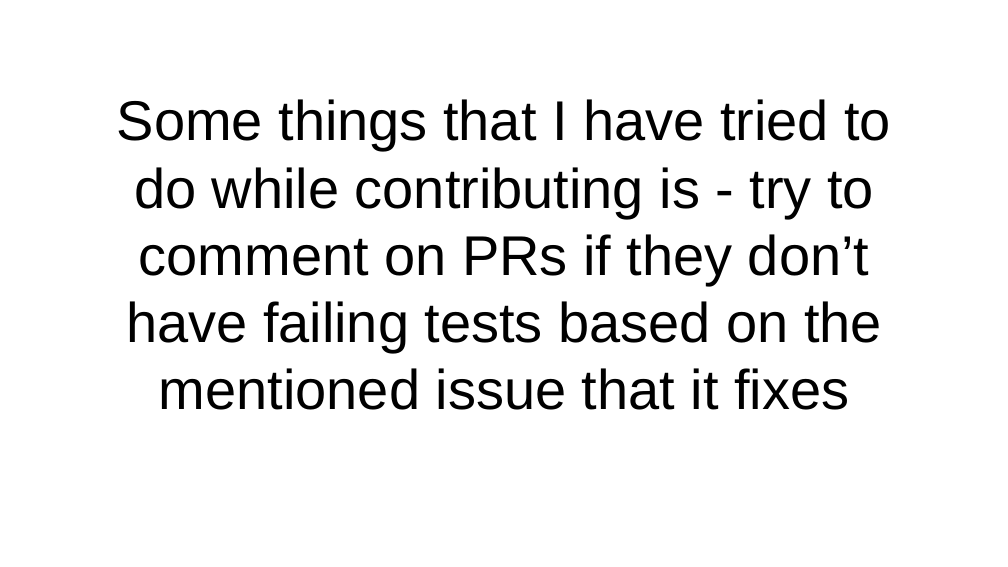
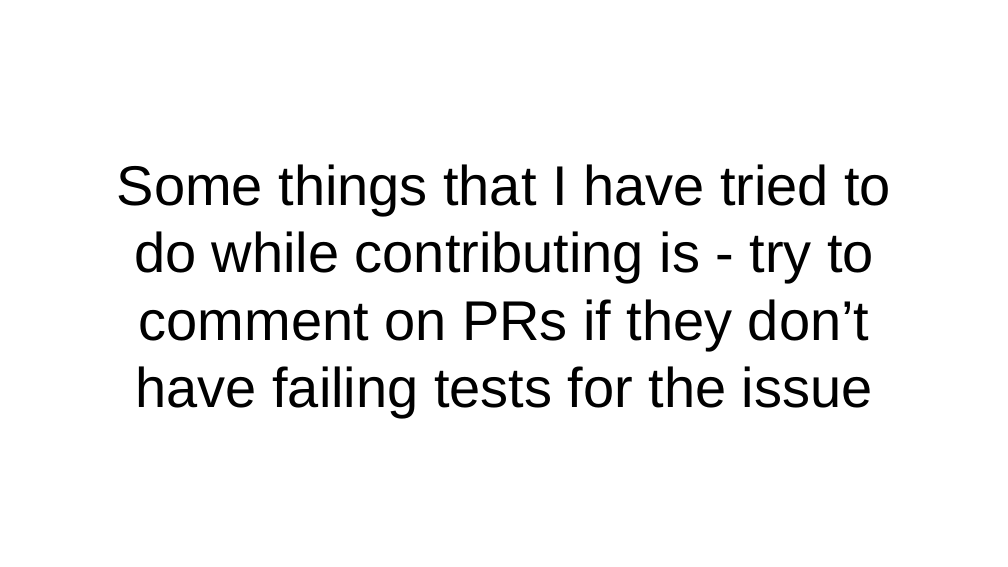
Before and after one commit to karuppiah7890/talks, a slide deck: slide 20 of contributing-to-helm/Contributing to Helm.pptx (slide 19 before the commit). Drawn at 1008x567 pixels with LibreOffice and Linux fonts; fonts in the diff are those of the drawing. Boxes give left, top, right and bottom in pixels: in the first picture for what was removed or moved away, otherwise in the second. Text is boxed around its words. In the diff, an @@ line names an element or a change of style, - is before the commit and + after.

Commit message:
update contributing to helm slides

```diff
--- a/contributing-to-helm/Contributing to Helm.pptx
+++ b/contributing-to-helm/Contributing to Helm.pptx
@@ text at box(117, 164, 891, 417): text changed @@
-Some things that I have tried to do while contributing is - try to comment on PRs if they don’t have failing tests based on the mentioned issue that it fixes
+Some things that I have tried to do while contributing is - try to comment on PRs if they don’t have failing tests for the issue
```
Also in this commit, not shown: 8 other slides changed, 16 slides added, 4 slides removed, 2 other files.
